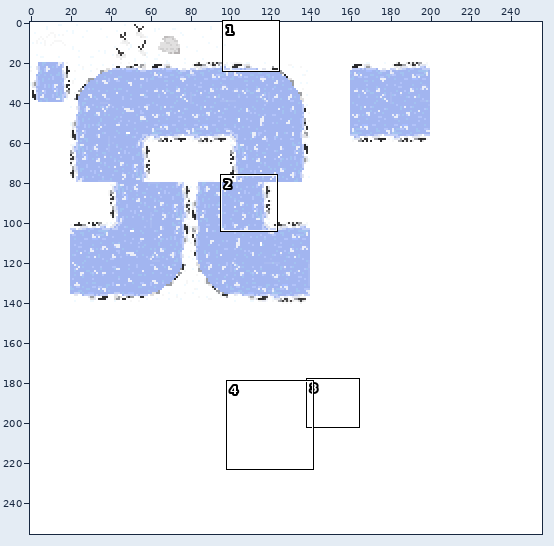
Two versions of one sprite sheet, Assets/Sprites/tilemap_2.png. Above: a wide view before the commit, with the close-up outlined.
Close-up. Before the edit:
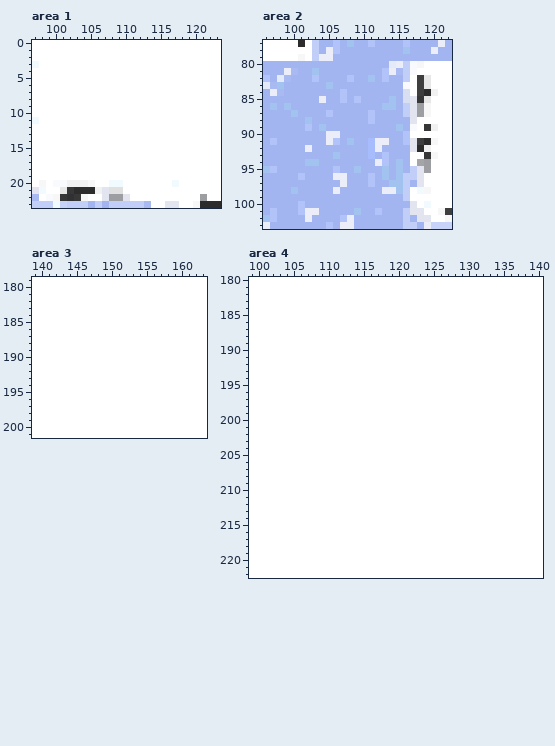
The file is 256x256 pixels. Colours within 5 levels of each other are drawn and written as one. Shown: area 1: x 97..123, y 0..23; area 2: x 96..122, y 77..103; area 3: x 139..163, y 179..201; area 4: x 99..140, y 180..222. The commit also changed other parts of the picture, which this record leaves out.
New version:
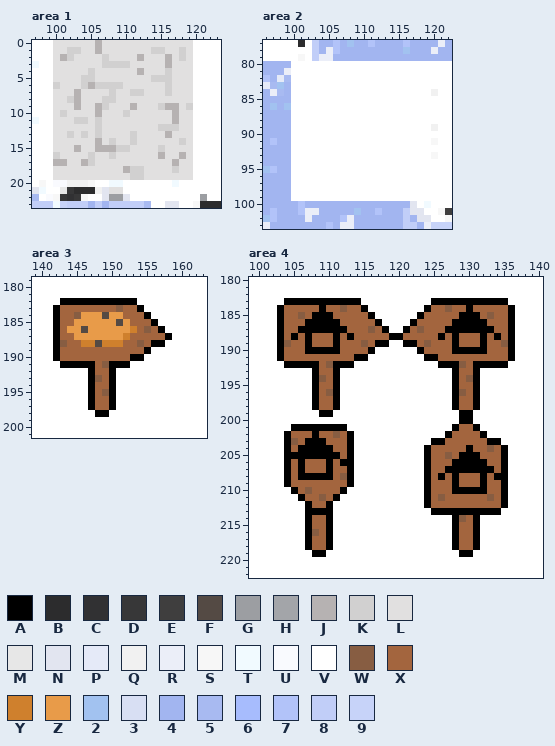
Palette (. is transparent): A #000000  B #2c2c2d  C #313133  D #373738  E #3f3e3e  F #544a44  G #9c9ea2  H #a3a5a9  J #b6b2b2  K #d1d0d0  L #e1e0e0  M #e7e7e7  N #e2e5f0  P #e5eaf8  Q #f1f1f1  R #ebeef8  S #f7f7f7  T #f1faff  U #f9fafe  V #ffffff  W #875d42  X #a3653e  Y #cf802d  Z #e89b49  2 #a2c2f0  3 #d8dff3  4 #a2b5f0  5 #a8baf1  6 #a7bcfd  7 #b2c3f9  8 #c1cef8  9 #c7d3f9
What changed:
Changed rows in their new state; - is an unchanged pixel.
Area 1:
first column x 100:
 0 LLLLLLJLLLLLLLLLLLLL
 1 LLKKLLJLLLLLLLKKLLKL
 2 LJKLLLLKLLLLJLLLJLKL
 3 LLLLLLLKKKKLLLLLJLLL
 4 LLLLLKLLLLLLJLLLKLLL
 5 LLLLKKLLLLLLLLKKKLLL
 6 KLLLKJKKKKLLLLLLKLLL
 7 LLLJLLLLKLLKKLLLKLLL
 8 LLKJLLLKKLLLLLLLLLLL
 9 LLLJLLJKLLLJLLLKJJLK
10 LKLLLLJLLLKLLLLLLJLL
11 LLLKKLKLLLLLLLLLLJLL
12 LLLLLLKLLLLLLLLKKKLL
13 LLKLKLKLLLLKLLLLJLLL
14 LLLLLLJLKLLKLLLLLLKL
15 LLLJLLJJJKKLLLLKLLLL
16 KLLLLKLLKLLLLLLJLLJL
17 JJLLJKLLLLLLLLLLLJLL
18 LLLLLLLLLLJKKLLLLKLL
19 LLLLLLLLLLLKKLLLLLLL
Area 2:
first column x 100:
 80 VVVVVVVVVVVVVVVVVVV-
 81 VVVVVVVVVVVVVVVVVV--
 82 VVVVVVVVVVVVVVVVV-VV
 83 VVVVVVVVVVVVVVVVV-VV
 84 VVVVVVVVVVVVVVVVV-VV
 85 VVVVVVVVVVVVVVVVVVVV
 86 VVVVVVVVVVVVVVVVVVVV
 87 VVVVVVVVVVVVVVVVVVVV
 88 VVVVVVVVVVVVVVVVVV--
 89 VVVVVVVVVVVVVVVVVV-V
 90 VVVVVVVVVVVVVVVVV---
 91 VVVVVVVVVVVVVVVVVVVV
 92 VVVVVVVVVVVVVVVVVVVV
 93 VVVVVVVVVVVVVVVVV--V
 94 VVVVVVVVVVVVVVVVV-VV
 95 VVVVVVVVVVVVVVVVVVVV
 96 VVVVVVVVVVVVVVVVVVV-
 97 VVVVVVVVVVVVVVVVVVV-
 98 VVVVVVVVVVVVVVVVV-VV
 99 VVVVVVVVVVVVVVVVV---
Area 3:
first column x 142:
182 -AAAAAAAAAAA-----
183 AXXXXXXXXWXXA----
184 AXXWZZZFZZXXXA---
185 AXXZZZZZZFZXXXA--
186 AXZZFZZZZZZYXWXA-
187 AXXZZZZZZZYXXXXXA
188 AWXXYYFYYYXXWXAA-
189 AXXXXXXXXXXXXA---
190 AXXXXXXXXXXAA----
191 -AAAAAXWAAA------
192 -----AXXA--------
193 -----AWXA--------
194 -----AXXA--------
195 -----AXWA--------
196 -----AXXA--------
197 -----AXXA--------
198 ------AA---------
Area 4:
first column x 103:
183 -AAAAAAAAAAA----------AAAAAAAAAAA-
184 AXXXXXAXXWXXA--------AXXWXXAXXXXXA
185 AXXWXAAAXXXXXA------AXXXXXAAAXWXXA
186 AXXXAAAAAXXXXXA----AXXXXXAAAAAXXXA
187 AXXAAAAAAAXXXWXA--AXWXXXAAAAAAAXXA
188 AXAXAXXXAXAXXXXXAAXXXXXAXAXXXAXAXA
189 AWXXAXXXAXXXWXAA--AAXWXXXAXXXAXXWA
190 AXXXAAAAAXXXXA------AXXXXAAAAAXXXA
191 AXXXXXXXXXXAA--------AAXXXXXXXXXXA
192 -AAAAAXWAAA------------AAAWXAAAAA-
193 -----AXXA----------------AXXA-----
194 -----AWXA----------------AXWA-----
195 -----AXXA----------------AXXA-----
196 -----AXWA----------------AWXA-----
197 -----AXXA----------------AXXA-----
198 -----AXXA----------------AXXA-----
199 ------AA------------------AA------
200 --------------------------AA------
201 --AAAAAAAA---------------AXXA-----
202 -AXXXAXXWXA-------------AXXXXA----
203 -AWXAAAXXXA-----------AAXXXXXXAA--
204 -AXAAAAAXXA----------AXXXXXAXXWXA-
205 -AAAAAAAAXA----------AXXWXAAAXXXA-
206 -AXAXXXAXAA----------AXXXAAAAAXXA-
207 -AXAXXXAXXA----------AXXAAAAAAAXA-
208 -AXAAAAAXWA----------AXAXAXXXAXAA-
209 -AXXXXXXXXA----------AXXXAXXXAXXA-
210 --AXWXXXXA-----------AXXXAAAAAXXA-
211 ---AXXWXA------------AXWXXXXXXWXA-
212 ----AXXA-------------AXXXXXXXXXXA-
213 ----AAAA--------------AAAAAAAAAA--
214 ----AXXA-----------------AWXA-----
215 ----AXXA-----------------AXXA-----
216 ----AWXA-----------------AXXA-----
217 ----AXXA-----------------AXXA-----
218 ----AXXA-----------------AXXA-----
219 -----AA-------------------AA------
Boxes around the changes in both close-ups, in picture pixels (x1, y1, x2, y2):
changed: (53, 40, 193, 180)
changed: (291, 61, 431, 201)
changed: (53, 298, 172, 417)
changed: (277, 298, 515, 557)
